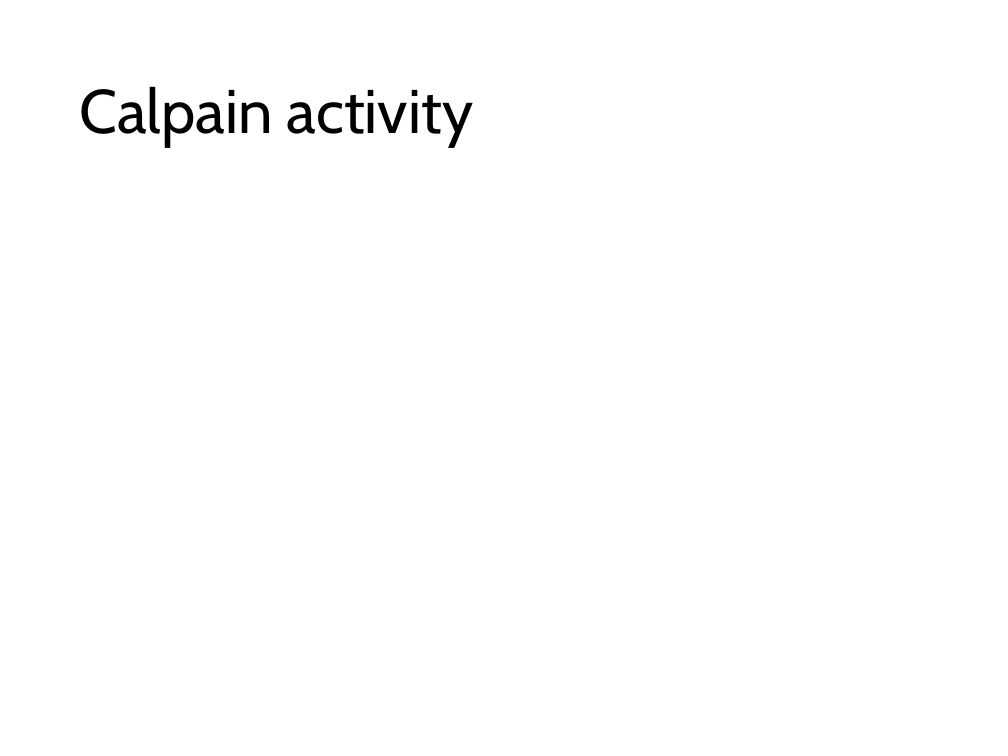
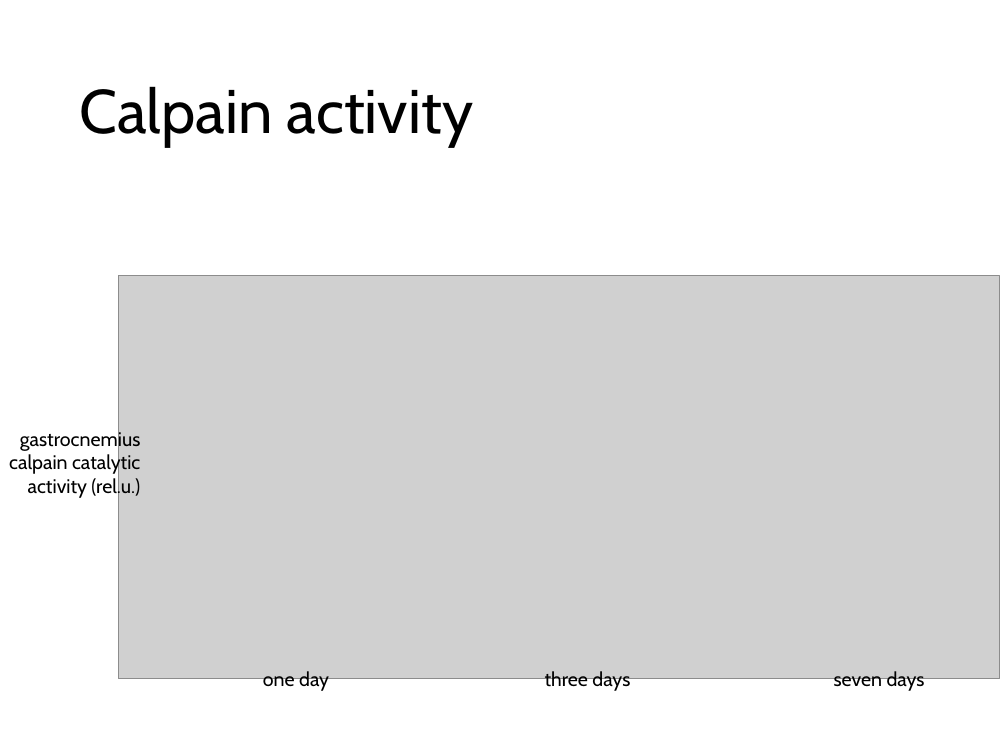
Before and after one commit to nvalexander/dissertation, a slide deck: slide 31 of defense.pptx. Drawn at 1008x756 pixels with LibreOffice and Linux fonts; fonts in the diff are those of the drawing; grey boxes stand for pictures. Boxes give left, top, right and bottom in pixels: in the first picture for what was removed or moved away, otherwise in the second. Text is boxed around its words. In the diff, an @@ line names an element or a change of style, - is before the commit and + after.

```diff
--- a/defense.pptx
+++ b/defense.pptx
@@ picture added at bbox=[118, 276, 1000, 679] @@
@@ text added at bbox=[9, 429, 141, 498], 14 pt, text #000000 @@
+gastrocnemius calpain catalytic activity (rel.u.)
@@ text added at bbox=[263, 671, 329, 692], 14 pt, text #000000 @@
+one day
@@ text added at bbox=[545, 671, 630, 692], 14 pt, text #000000 @@
+three days
@@ text added at bbox=[834, 671, 925, 692], 14 pt, text #000000 @@
+seven days
```
Also in this commit, not shown: 1 other slide changed, 4 other files.
